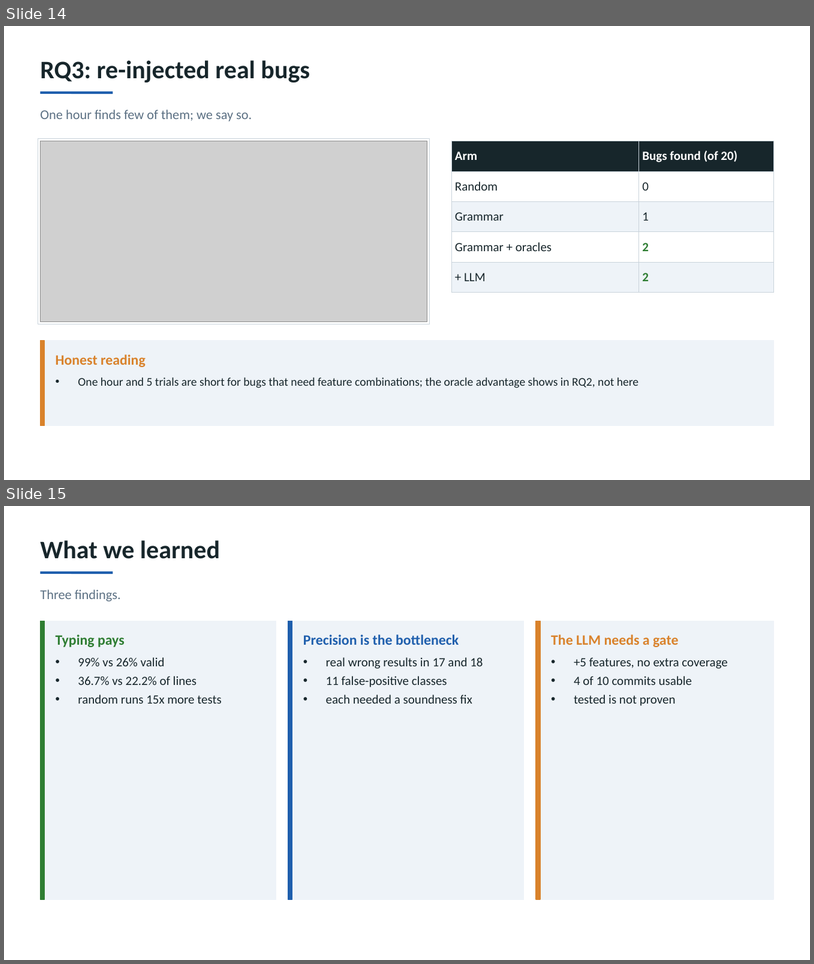
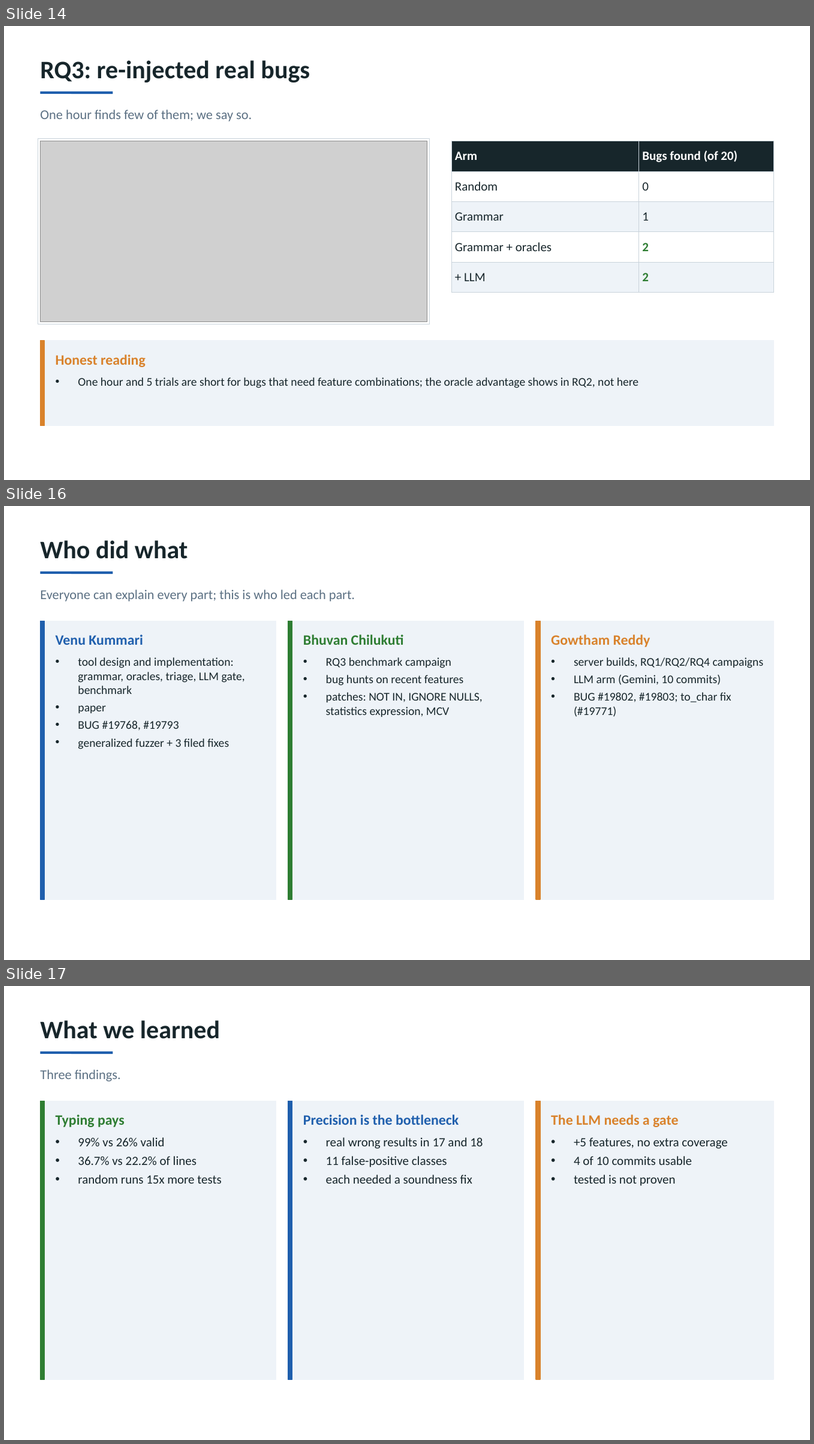
Before and after one commit to v28k/cs5187-term-project, a slide deck: docs/final/final_presentation.pptx. Shown one above the other, each under a label of ours: slides 14 and 15 before the commit, slides 14, 16 and 17 after it; the slides between them are not shown. The pictures are 814x964 and 814x1444 pixels, drawn with LibreOffice and Linux fonts; fonts in the diff are those of the drawing; grey boxes stand for pictures. Boxes give left, top, right and bottom in pixels: in the first picture for what was removed or moved away, otherwise in the second. Text is boxed around its words. In the diff, an @@ line names an element or a change of style, - is before the commit and + after.

Commit message:
Final presentation: generalized fuzzer and team contributions slides; course repository in README and paper

```diff
--- a/docs/final/final_presentation.pptx
+++ b/docs/final/final_presentation.pptx
@@ slide 16 added at box(4, 506, 810, 960), background #FFFFFF @@
@@ text added at box(40, 540, 188, 559), 30 pt, text #17262B, bold @@
+Who did what
@@ line added from (40, 573) to (113, 573), #1F5FAD 3 pt @@
@@ text added at box(40, 589, 355, 601), 16 pt, text #5B7083 @@
+Everyone can explain every part; this is who led each part.
@@ rectangle added at box(40, 621, 276, 899), fill #EEF3F8, outline #EEF3F8 1 pt @@
@@ rectangle added at box(40, 621, 45, 899), fill #1F5FAD, outline #1F5FAD 1 pt @@
@@ rectangle added at box(288, 621, 524, 899), fill #EEF3F8, outline #EEF3F8 1 pt @@
@@ rectangle added at box(288, 621, 293, 899), fill #2E7D32, outline #2E7D32 1 pt @@
@@ rectangle added at box(536, 621, 774, 899), fill #EEF3F8, outline #EEF3F8 1 pt @@
@@ rectangle added at box(536, 621, 540, 899), fill #D9822B, outline #D9822B 1 pt @@
@@ text added at box(56, 634, 143, 645), 17 pt, text #1F5FAD, bold @@
+Venu Kummari
@@ text added at box(303, 634, 404, 645), 17 pt, text #2E7D32, bold @@
+Bhuvan Chilukuti
@@ text added at box(551, 634, 651, 647), 17 pt, text #D9822B, bold @@
+Gowtham Reddy
@@ text added at box(78, 657, 245, 749), 14 pt, text #17262B @@
+• tool design and implementation: grammar, oracles, triage, LLM gate, benchmark
+• paper
+• BUG #19768, #19793
+• generalized fuzzer + 3 filed fixes
@@ text added at box(326, 657, 483, 717), 14 pt, text #17262B @@
+• RQ3 benchmark campaign
+• bug hunts on recent features
+• patches: NOT IN, IGNORE NULLS, statistics expression, MCV
@@ text added at box(574, 657, 764, 717), 14 pt, text #17262B @@
+• server builds, RQ1/RQ2/RQ4 campaigns
+• LLM arm (Gemini, 10 commits)
+• BUG #19802, #19803; to_char fix (#19771)
@@ what was slide 15 is now slide 17 @@
```
Also in this commit, not shown: 1 slide changed, 1 other slide added, 5 other files.
